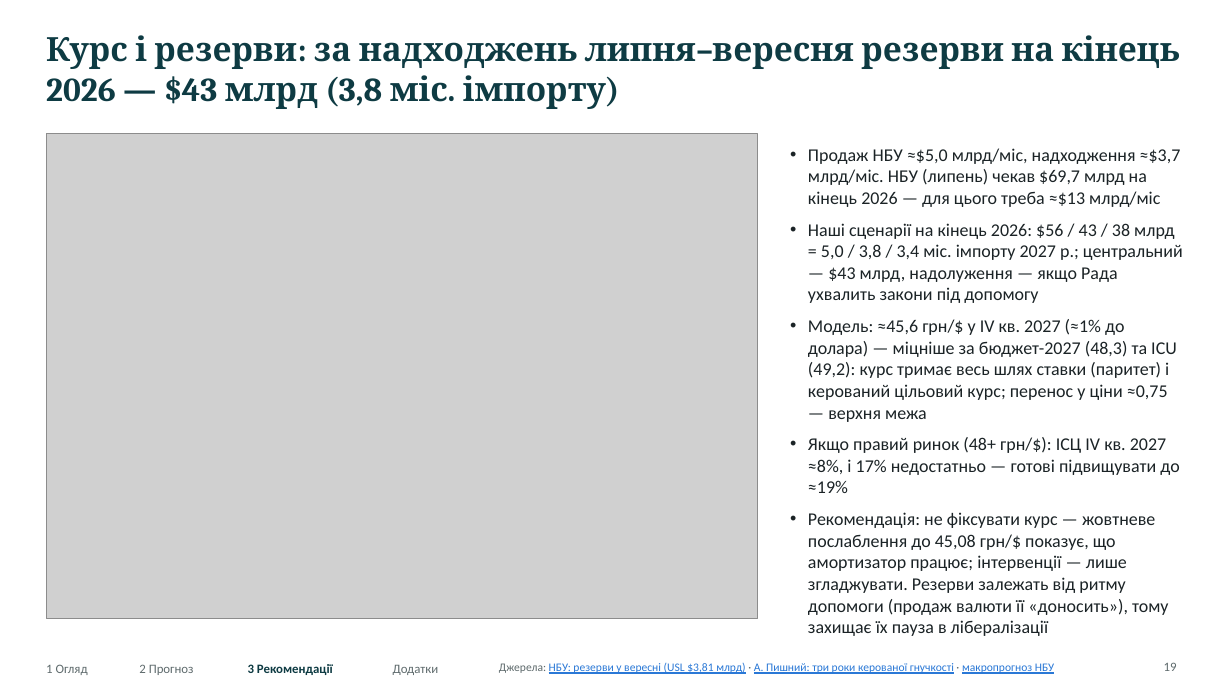
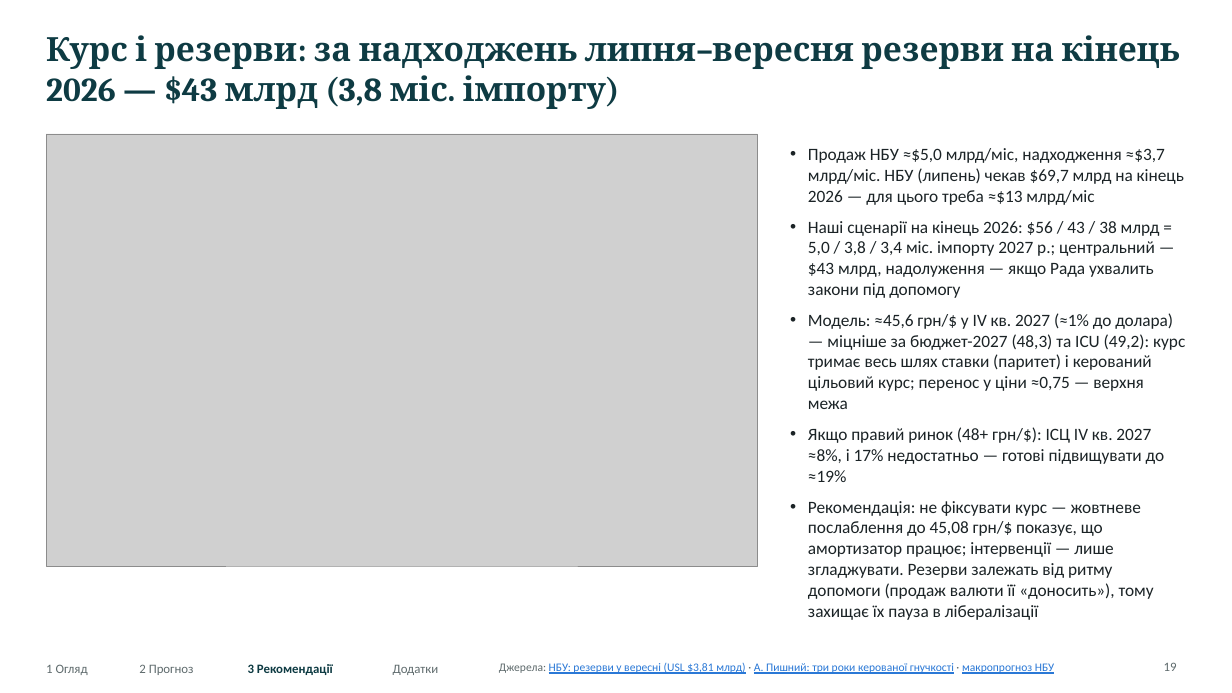
Before and after one commit to caplitt/nbu-challenge-2026, a slide deck: slide 19 of presentation/NBU_University_Challenge_2026.pptx. Drawn at 1232x693 pixels with LibreOffice and Linux fonts; fonts in the diff are those of the drawing; grey boxes stand for pictures. Boxes give left, top, right and bottom in pixels: in the first picture for what was removed or moved away, otherwise in the second. Text is boxed around its words. In the diff, an @@ line names an element or a change of style, - is before the commit and + after.

```diff
--- a/presentation/NBU_University_Challenge_2026.pptx
+++ b/presentation/NBU_University_Challenge_2026.pptx
@@ picture: place and size @@
-picture at [46,134,758,619]
+picture at [46,134,758,567]
@@ text "Продаж НБУ ≈$5,0 млрд/міс, надходження ..." at [808,148,1185,620]: size 14 to 13.5 pt @@
```
Also in this commit, not shown: 22 other slides changed, 34 other files.
